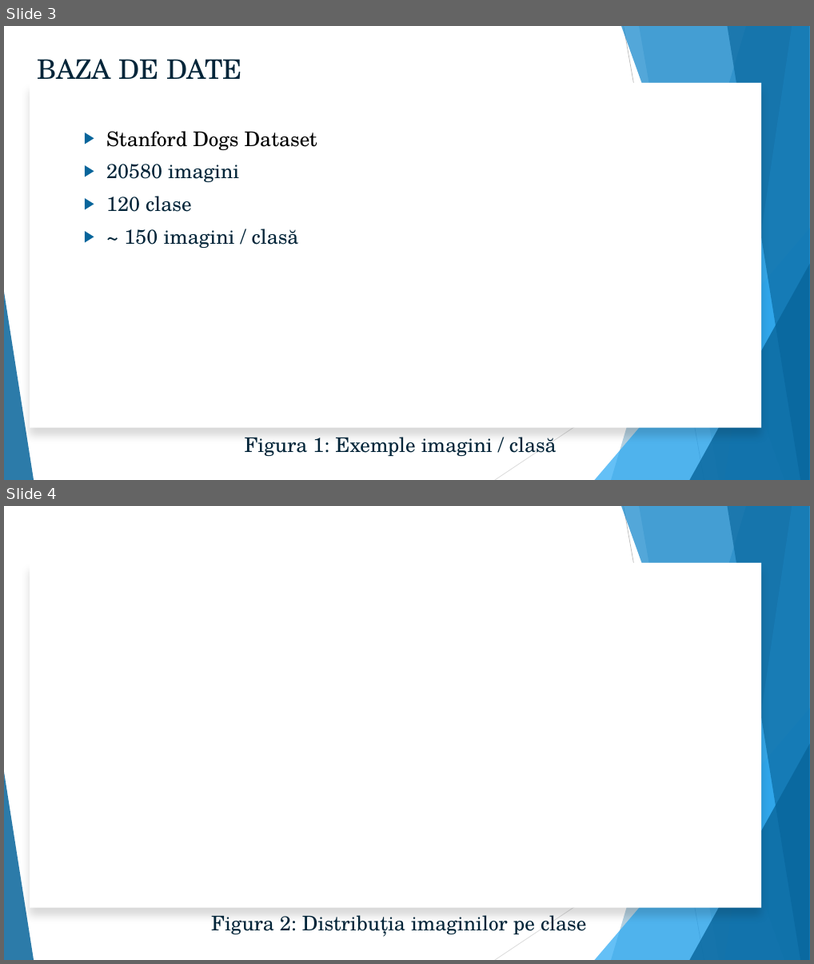
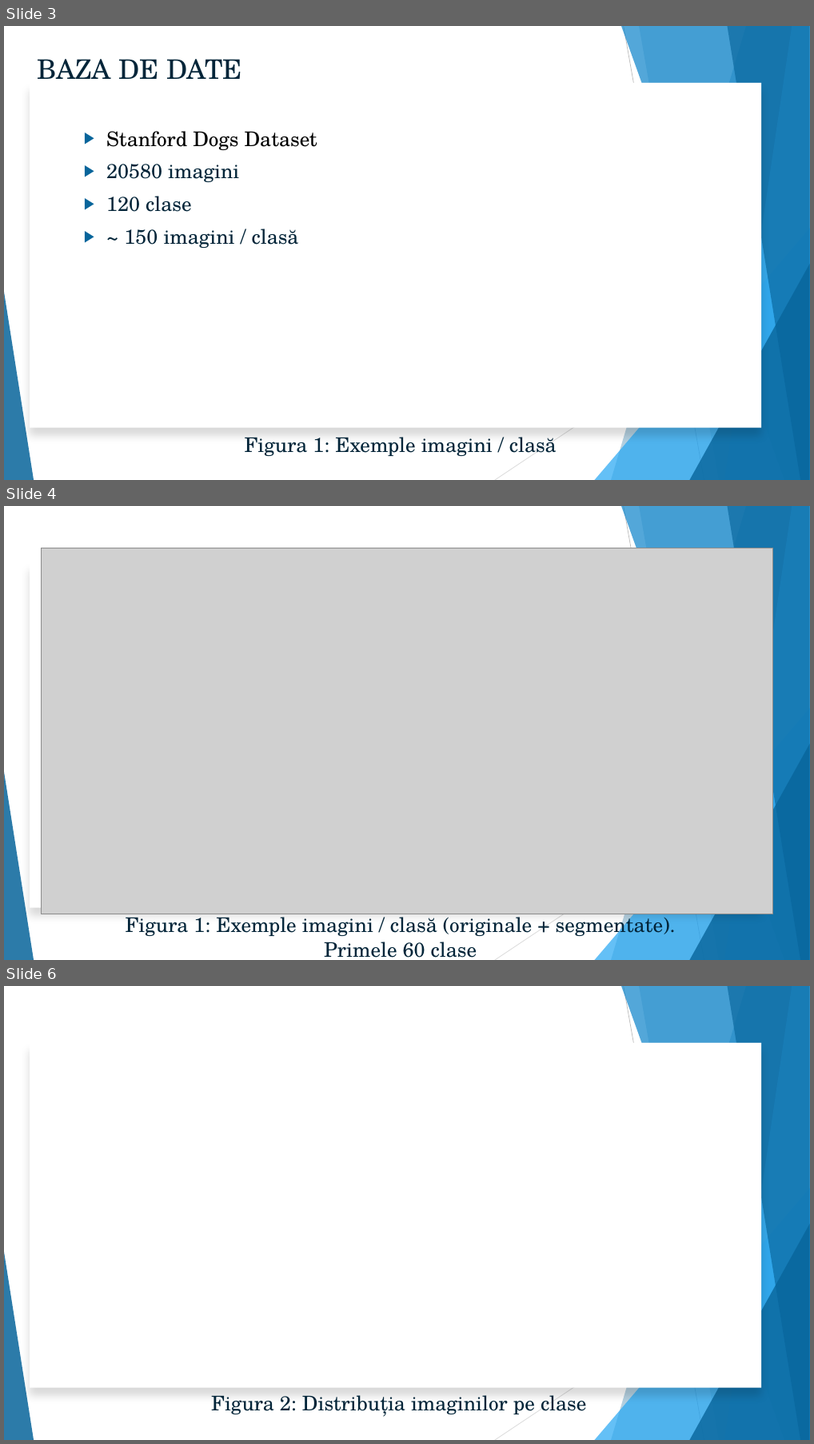
Before and after one commit to EnricoGaraiman/cppsms, a slide deck: article/GARAIMAN_ENRICO_&_MARIN_ALEXANDRA.pptx. Shown one above the other, each under a label of ours: slides 3 and 4 before the commit, slides 3, 4 and 6 after it; the slides between them are not shown. The pictures are 814x964 and 814x1444 pixels, drawn with LibreOffice and Linux fonts; fonts in the diff are those of the drawing; grey boxes stand for pictures; background and template pictures are left out. Boxes give left, top, right and bottom in pixels: in the first picture for what was removed or moved away, otherwise in the second. Text is boxed around its words. In the diff, an @@ line names an element or a change of style, - is before the commit and + after.

```diff
--- a/article/GARAIMAN_ENRICO_&_MARIN_ALEXANDRA.pptx
+++ b/article/GARAIMAN_ENRICO_&_MARIN_ALEXANDRA.pptx
@@ slide 4 added at (4,506,810,960), background #FFFFFF; not listed: 10 template elements that a slide beside it also shows @@
@@ picture added at (42,548,774,914) @@
@@ rectangle added at (30,563,762,908), fill #FFFFFF @@
@@ text added at (126,912,676,957), 24 pt, text #032539 @@
+Figura 1: Exemple imagini / clasă (originale + segmentate).
+Primele 60 clase
@@ what was slide 4 is now slide 6 @@
```
Also in this commit, not shown: 4 slides changed, 2 other slides added, 10 other files.
